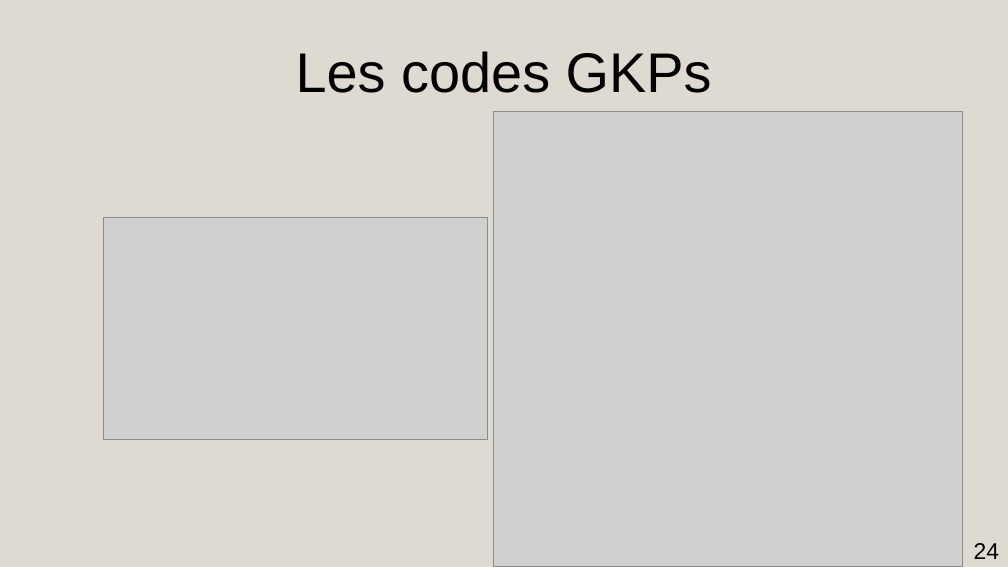
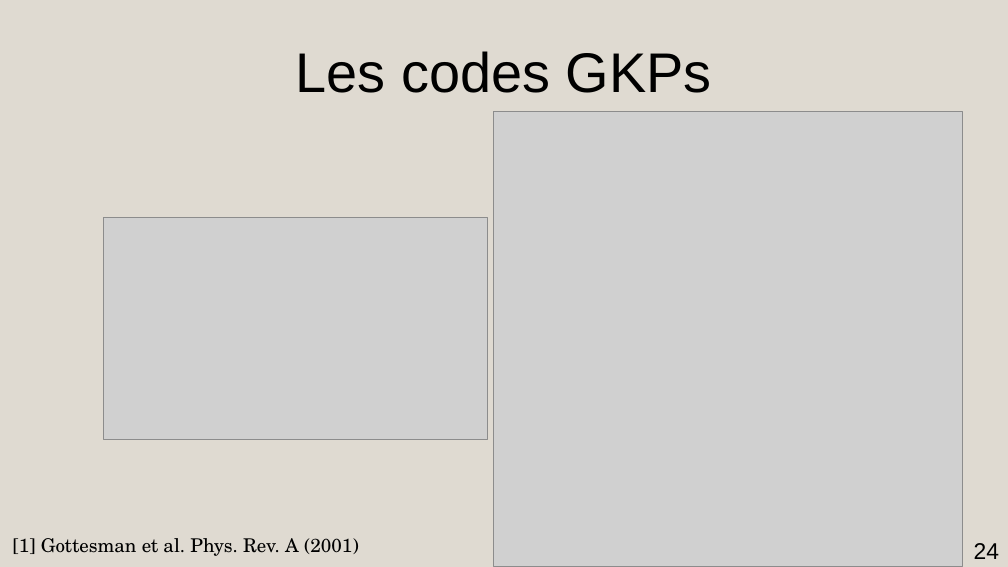
Before and after one commit to AmdaU/presentations, a slide deck: slide 24 of Seminaire/Seminaire.odp. Drawn at 1008x567 pixels with LibreOffice and Linux fonts; fonts in the diff are those of the drawing; grey boxes stand for pictures. Boxes give left, top, right and bottom in pixels: in the first picture for what was removed or moved away, otherwise in the second. Text is boxed around its words. In the diff, an @@ line names an element or a change of style, - is before the commit and + after.

```diff
--- a/Seminaire/Seminaire.odp
+++ b/Seminaire/Seminaire.odp
@@ text added at (13,538,359,556), 14.9 pt, text #000000 @@
+[1] Gottesman et al. Phys. Rev. A (2001)
```
Also in this commit, not shown: 2 other slides changed, 3 slides added, 3 slides removed, 9 other files.
